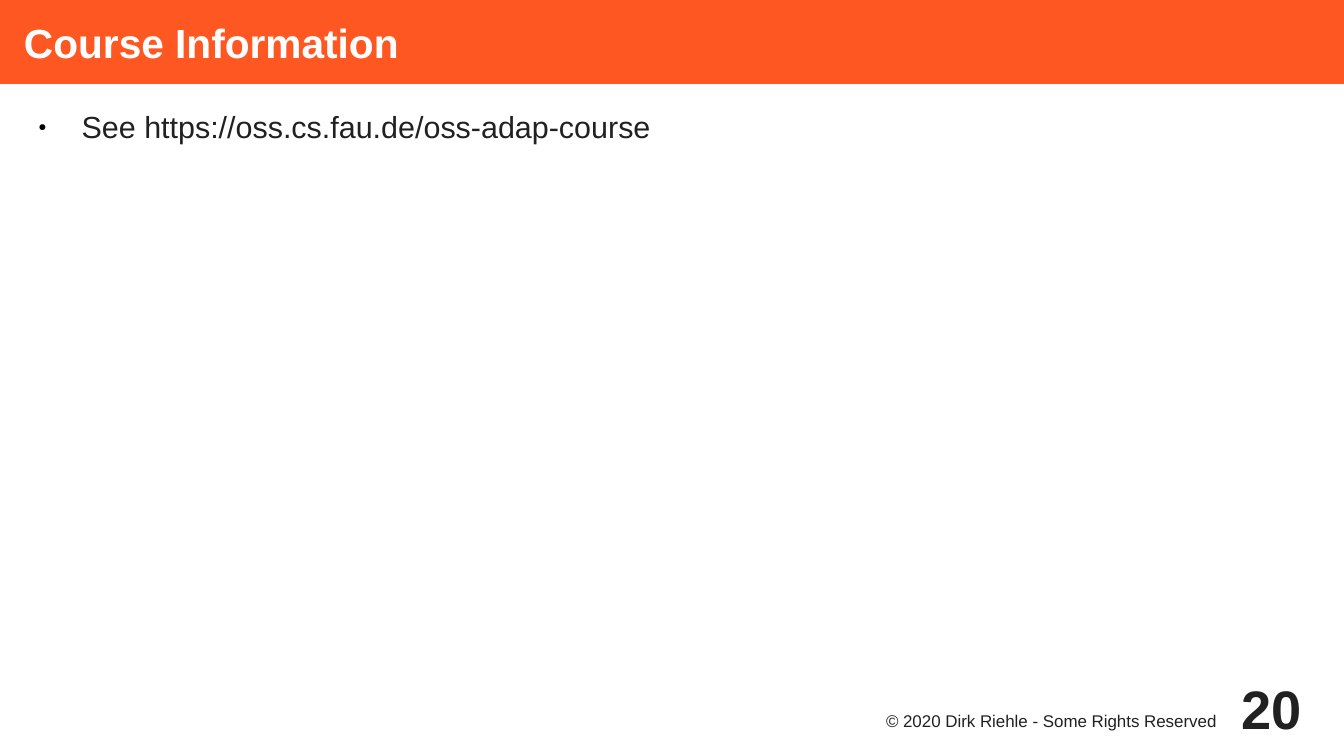
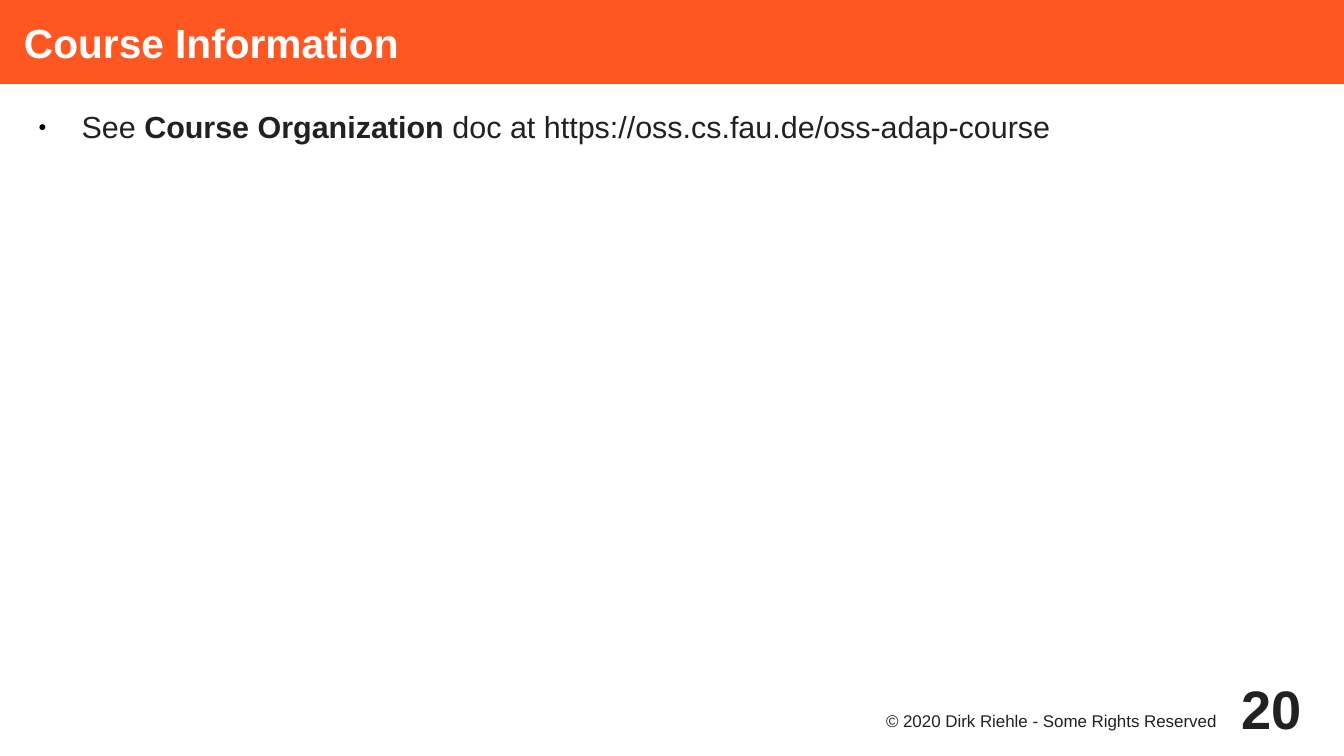
Before and after one commit to dirkriehle/adap-course, a slide deck: slide 20 of Lecture Slides/ADAP A01 - Course Introduction.odp. Drawn at 1344x756 pixels with LibreOffice and Linux fonts; fonts in the diff are those of the drawing. Boxes give left, top, right and bottom in pixels: in the first picture for what was removed or moved away, otherwise in the second. Text is boxed around its words. In the diff, an @@ line names an element or a change of style, - is before the commit and + after.

```diff
--- a/Lecture Slides/ADAP A01 - Course Introduction.odp
+++ b/Lecture Slides/ADAP A01 - Course Introduction.odp
@@ text at bbox=[82, 116, 1050, 144]: text changed @@
-● See https://oss.cs.fau.de/oss-adap-course
+● See Course Organization doc at https://oss.cs.fau.de/oss-adap-course
```
Also in this commit, not shown: 3 other slides changed, 3 other files.
